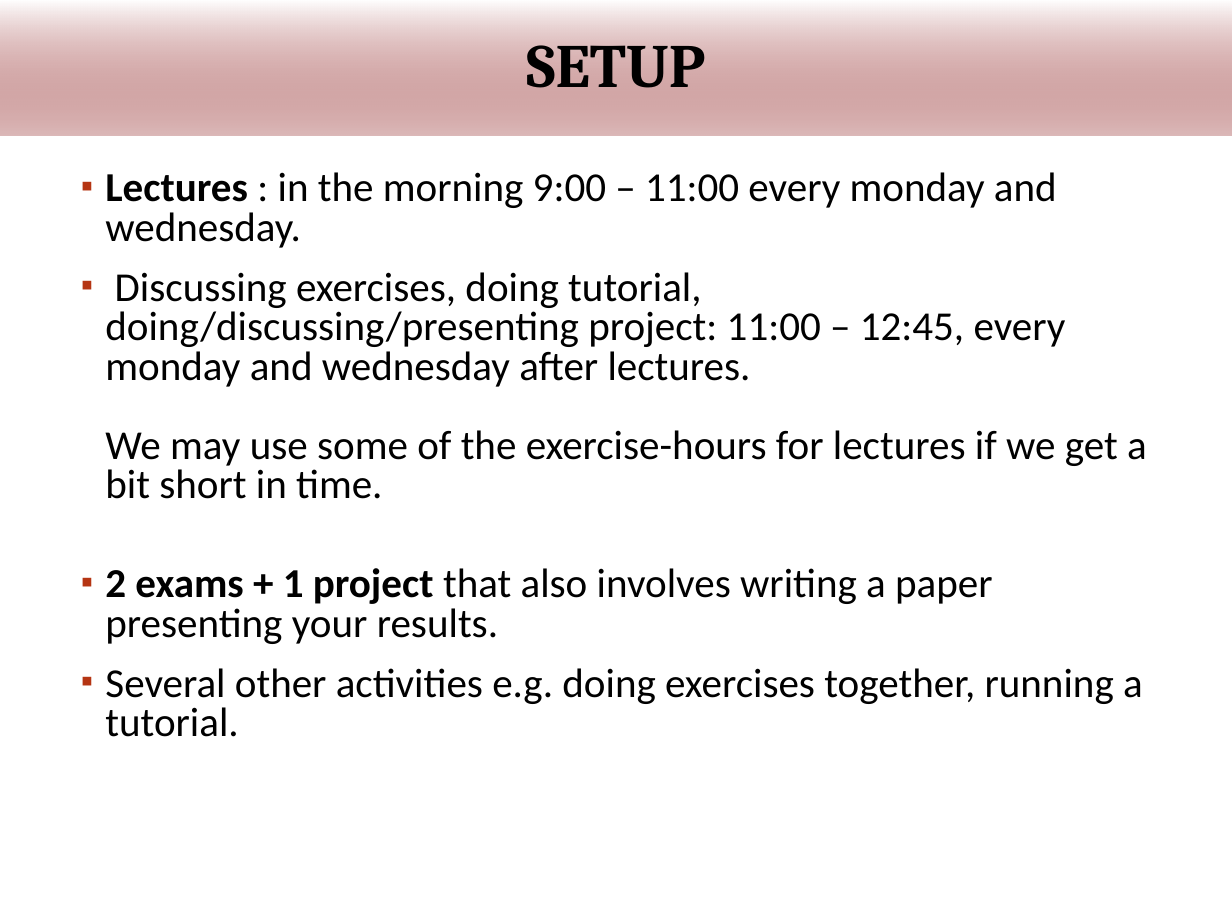
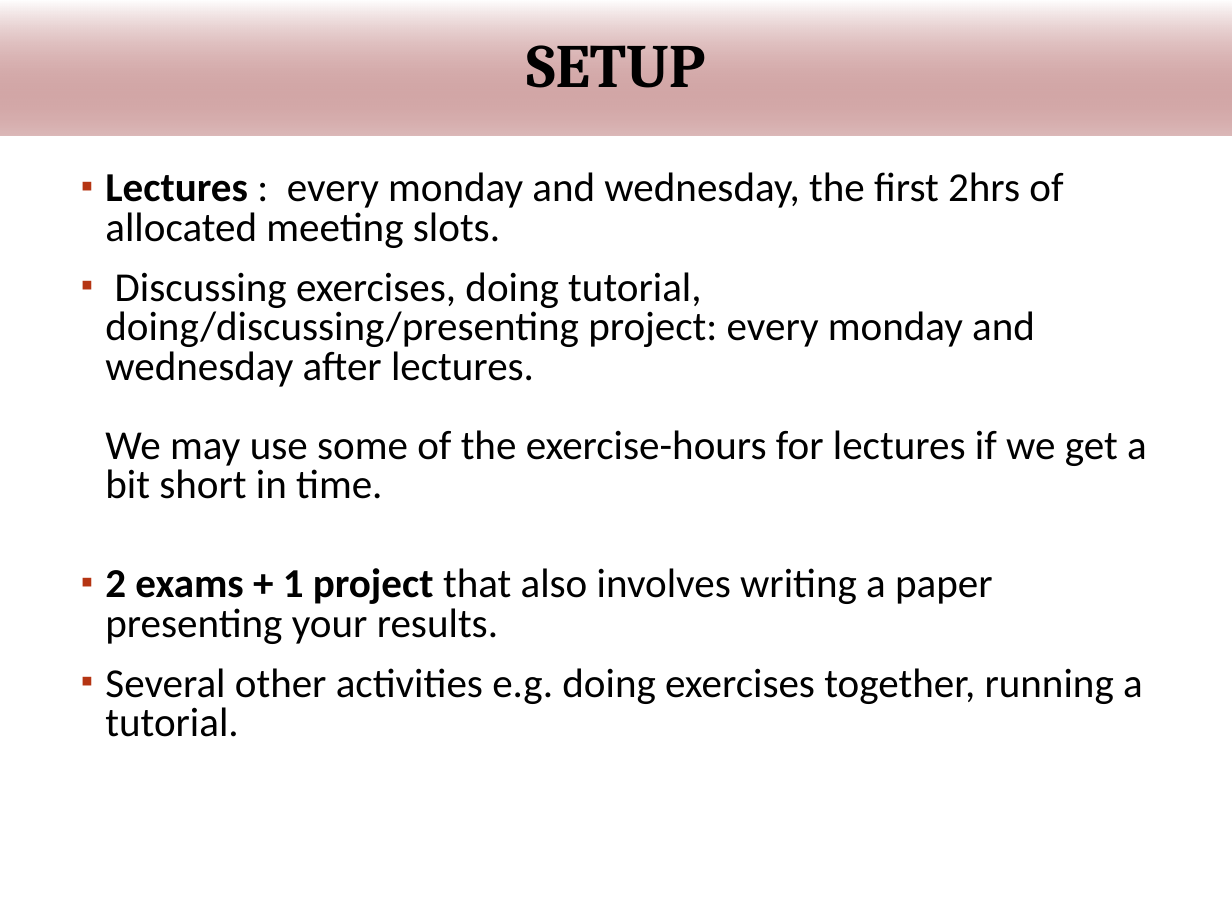
Before and after one commit to wooshrow/infopv, a slide deck: slide 10 of slides/PVadmin.pptx. Drawn at 1232x924 pixels with LibreOffice and Linux fonts; fonts in the diff are those of the drawing; background and template pictures are left out. Boxes give left, top, right and bottom in pixels: in the first picture for what was removed or moved away, otherwise in the second. Text is boxed around its words. In the diff, an @@ line names an element or a change of style, - is before the commit and + after.

```diff
--- a/slides/PVadmin.pptx
+++ b/slides/PVadmin.pptx
@@ text at bbox=[105, 172, 1147, 499]: text changed @@
-▪ Lectures : in the morning 9:00 – 11:00 every monday and wednesday.
-▪ Discussing exercises, doing tutorial, doing/discussing/presenting project: 11:00 – 12:45, every monday and wednesday after lectures.
-  We may use some of the exercise-hours for lectures if we get a bit short in time.
+▪ Lectures : every monday and wednesday, the first 2hrs of allocated meeting slots.
+▪ Discussing exercises, doing tutorial, doing/discussing/presenting project: every monday and wednesday after lectures.
+  We may use some of the exercise-hours for lectures if we get a bit short in time.
```
Also in this commit, not shown: 3 other slides changed, 1 other file.
